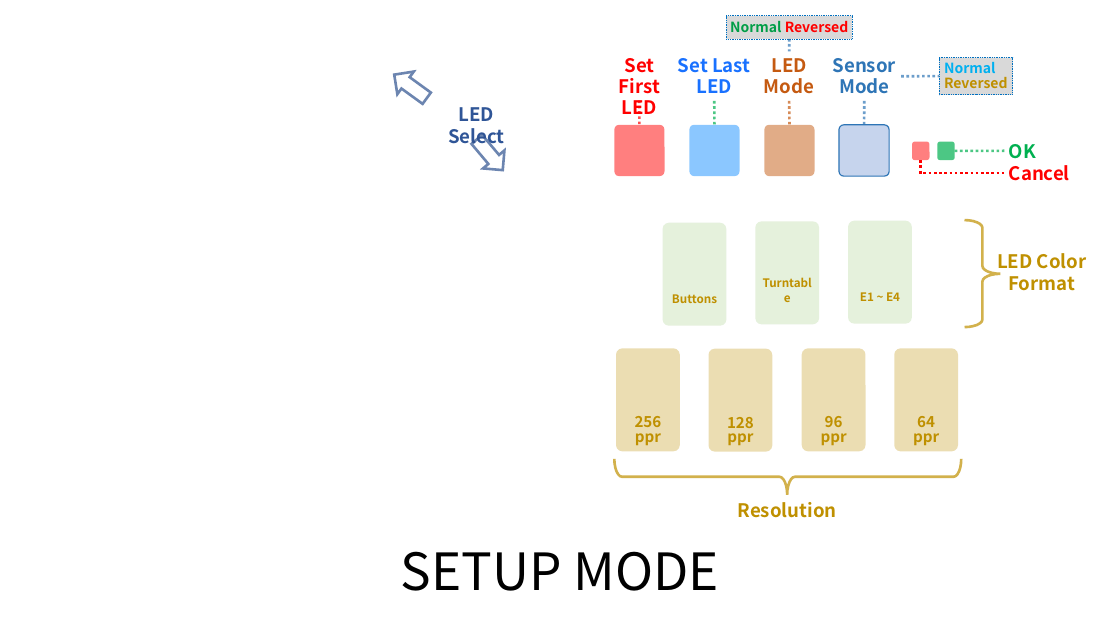
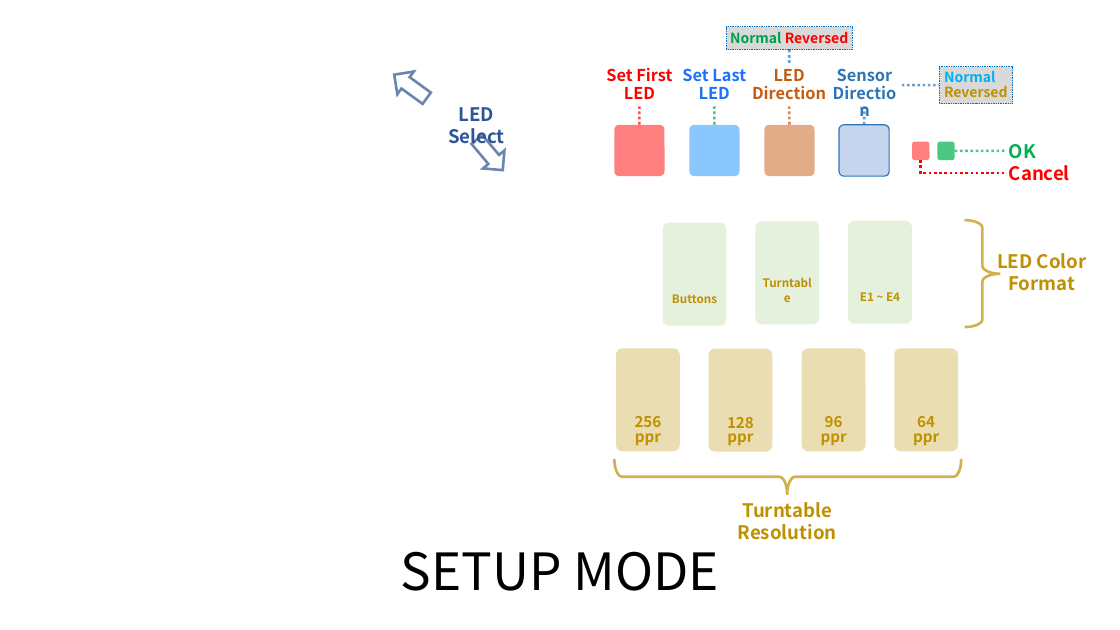
Before and after one commit to whowechina/iidx_pico, a slide deck: slide 5 of doc/Firmware_manual.pptx. Drawn at 1120x630 pixels with LibreOffice and Linux fonts; fonts in the diff are those of the drawing; background and template pictures are left out. Boxes give left, top, right and bottom in pixels: in the first picture for what was removed or moved away, otherwise in the second. Text is boxed around its words. In the diff, an @@ line names an element or a change of style, - is before the commit and + after.

```diff
--- a/doc/Firmware_manual.pptx
+++ b/doc/Firmware_manual.pptx
@@ 2 rectangles, 2 elbow lines moved together from (x1=727, y1=16, x2=1013, y2=95) to (x1=727, y1=27, x2=1013, y2=103) @@
@@ text "Set First LED" moved from (x1=619, y1=58, x2=708, y2=119) to (x1=606, y1=68, x2=672, y2=99) @@
@@ text "Set First LED" at (x1=606, y1=68, x2=672, y2=99): size 16 to 14 pt; line spacing 18pt to 0.9 @@
@@ text "Set Last LED" at (x1=682, y1=68, x2=746, y2=99): size 16 to 14 pt; line spacing 18pt to 0.9 @@
@@ text "Set Last LED" moved from (x1=624, y1=58, x2=806, y2=73) to (x1=682, y1=68, x2=746, y2=99) @@
@@ text "LED" moved from (x1=697, y1=78, x2=814, y2=94) to (x1=774, y1=69, x2=805, y2=81) @@
@@ text at (x1=752, y1=86, x2=826, y2=99): text changed; size 16 to 14 pt @@
-Mode
+Direction
@@ text "Sensor" moved from (x1=833, y1=58, x2=896, y2=94) to (x1=752, y1=68, x2=893, y2=99) @@
@@ text at (x1=764, y1=78, x2=814, y2=94): text changed; size 16 to 14 pt @@
-Mode
+Direction
@@ text at (x1=774, y1=69, x2=805, y2=81): size 16 to 14 pt in "LED"; line spacing 18pt to 0.9 @@
@@ text at (x1=837, y1=68, x2=893, y2=81): size 16 to 14 pt in "Sensor"; line spacing 18pt to 0.9 @@
@@ line moved from (639, 101) - (639, 125) to (639, 107) - (639, 125) @@
@@ line moved from (714, 101) - (715, 125) to (714, 107) - (715, 125) @@
@@ line moved from (790, 101) - (790, 125) to (790, 107) - (790, 125) @@
@@ line moved from (865, 101) - (865, 125) to (865, 107) - (865, 125) @@
@@ text at (x1=738, y1=502, x2=837, y2=540): text changed @@
-Resolution
+Turntable Resolution
```
Also in this commit, not shown: 3 other slides changed, 1 other file.
